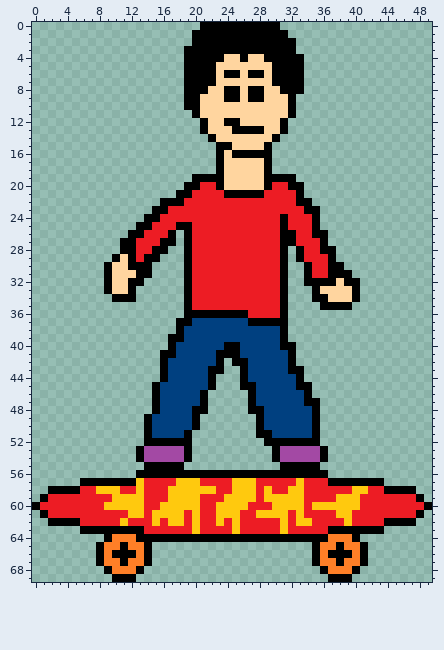
Two states of a sprite sheet, Animations/Player/Default/000.png. Above: the version before the commit.
The file is 50x70 pixels.
The same view after the edit:
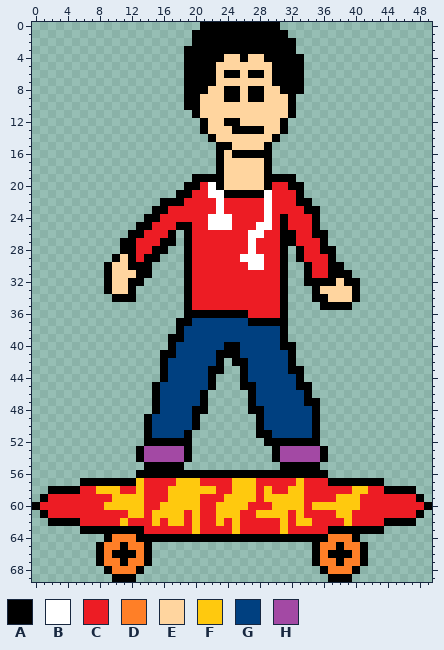
Palette (. is transparent): A #000000  B #ffffff  C #ed1c24  D #ff7f27  E #ffd59f  F #ffc90e  G #004080  H #a349a4
From the commit log: Added earphones to Luan's sprite
What changed:
@@ x 20..31 @@
 19 AAAAEEEEEAAA
-20 ACCAEEEEEACC
-21 CCCCAAAAACCC
-22 CCCCCCCCCCCC
-23 CCCCCCCCCCCC
-24 CCCCCCCCCCCA
-25 CCCCCCCCCCCA
-26 CCCCCCCCCCCA
-27 CCCCCCCCCCCA
-28 CCCCCCCCCCCA
-29 CCCCCCCCCCCA
-30 CCCCCCCCCCCA
+20 ACBAEEEEEACC
+21 CCBBAAAAABCC
+22 CCCBCCCCCBCC
+23 CCCBCCCCCBCC
+24 CCBBBCCCCBCA
+25 CCBBBCCCBBCA
+26 CCCCCCCBBCCA
+27 CCCCCCCBCCCA
+28 CCCCCCCBCCCA
+29 CCCCCCBBBCCA
+30 CCCCCCCBBCCA
 31 CCCCCCCCCCCA
Pixel boxes of the changes (left, top, right, bottom) in both pictures:
changed: (208, 182, 272, 270)
